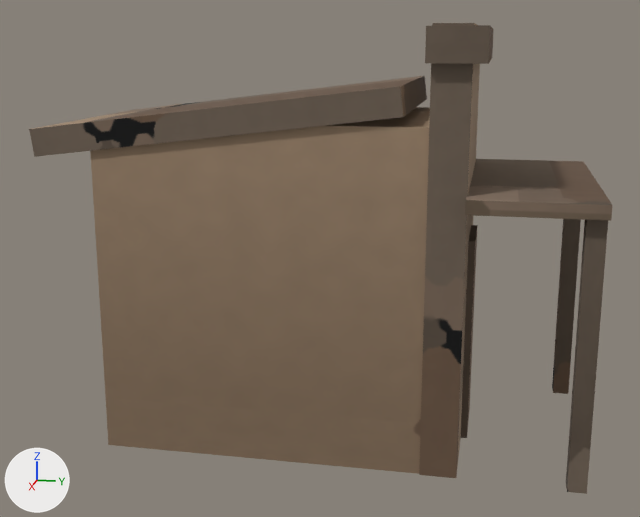
The glTF model public/models/building_gate.glb as it was, and as the next commit left it.
Both versions are drawn from a camera (50 mm lens) standing at (4.11, 0.94, 1.83) and looking at (0.04, 0.13, 0.82). Arrows for +X, +Y and +Z are at lower left; the lights stay in place. The first picture is the older version. Vertices at exactly the same position are counted once.

The first picture shows 'building_gate'.
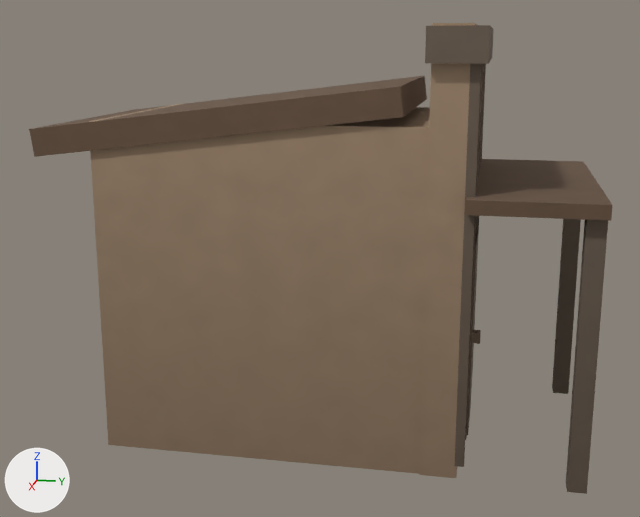
Commit message: Art-craft: richer building detail (false-front architecture)

The change in detail:
me_cube is used by ob_building_gate; location (0.0, 0.169, 0.0).
me_cube had 64 vertices, 96 faces and spanned x -0.64..0.64, y -1.21..1.21, z 0.0..1.9.
me_cube now has 120 vertices, 180 faces and spans x -0.64..0.64, y -1.21..1.21, z 0.0..1.9.
me_cube part 1: a new loose piece, a box spanning x -0.561..-0.516, y 0.656..0.696, z 0.057..1.843, in mat_building_gate_baked (picture img_building_gate_albedo).
me_cube part 2: a new loose piece, a box spanning x -0.292..-0.247, y 0.656..0.696, z 0.057..1.843, in mat_building_gate_baked (picture img_building_gate_albedo).
me_cube part 3: a new loose piece, a box spanning x -0.023..0.023, y 0.656..0.696, z 0.057..1.843, in mat_building_gate_baked (picture img_building_gate_albedo).
me_cube part 4: a new loose piece, a box spanning x 0.247..0.292, y 0.656..0.696, z 0.057..1.843, in mat_building_gate_baked (picture img_building_gate_albedo).
me_cube part 5: a new loose piece, a box spanning x 0.516..0.561, y 0.656..0.696, z 0.057..1.843, in mat_building_gate_baked (picture img_building_gate_albedo).
me_cube part 6: a new loose piece, a box spanning x -0.18..0.18, y 0.651..0.701, z 0.03..0.95, in mat_building_gate_baked (picture img_building_gate_albedo).
me_cube part 7: a new loose piece, a box spanning x 0.095..0.145, y 0.676..0.736, z 0.475..0.525, in mat_building_gate_baked (picture img_building_gate_albedo).
me_cube part 8: the loose piece of 8 vertices spanning x -0.18..0.18, y 0.64..0.7, z 0.02..0.97 is deleted.
me_cube part 9: 84 kept faces spanning x -0.64..0.64, y -1.21..1.21, z 0.0..1.9 get new texture (UV) coordinates.
Other edits to the shape of me_cube do not show in these pictures.

Location of each change, (x1, y1, x2, y2) in pixels of the pictures (640 x 517 px):
part 1 of me_cube, added (mostly hidden)
    after: (472, 64, 486, 372)
part 2 of me_cube, added (mostly hidden)
    after: (477, 64, 485, 228)
part 3 of me_cube, added (mostly hidden)
    after: (475, 64, 484, 237)
part 4 of me_cube, added (mostly hidden)
    after: (465, 64, 483, 440)
part 5 of me_cube, added (brown)
    after: (454, 64, 481, 467)
part 6 of me_cube, added (brown)
    after: (467, 228, 478, 435)
part 7 of me_cube, added
    after: (472, 330, 481, 344)
part 8 of me_cube, deleted (brown)
    before: (460, 225, 478, 438)
part 9 of me_cube, surface changed
    both: (29, 23, 612, 494)
